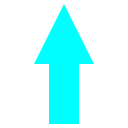
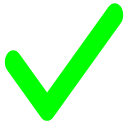
Layer changes from the first 128 × 128 image to the second:
hid "up" over [left=34, top=4, right=94, bottom=124]
